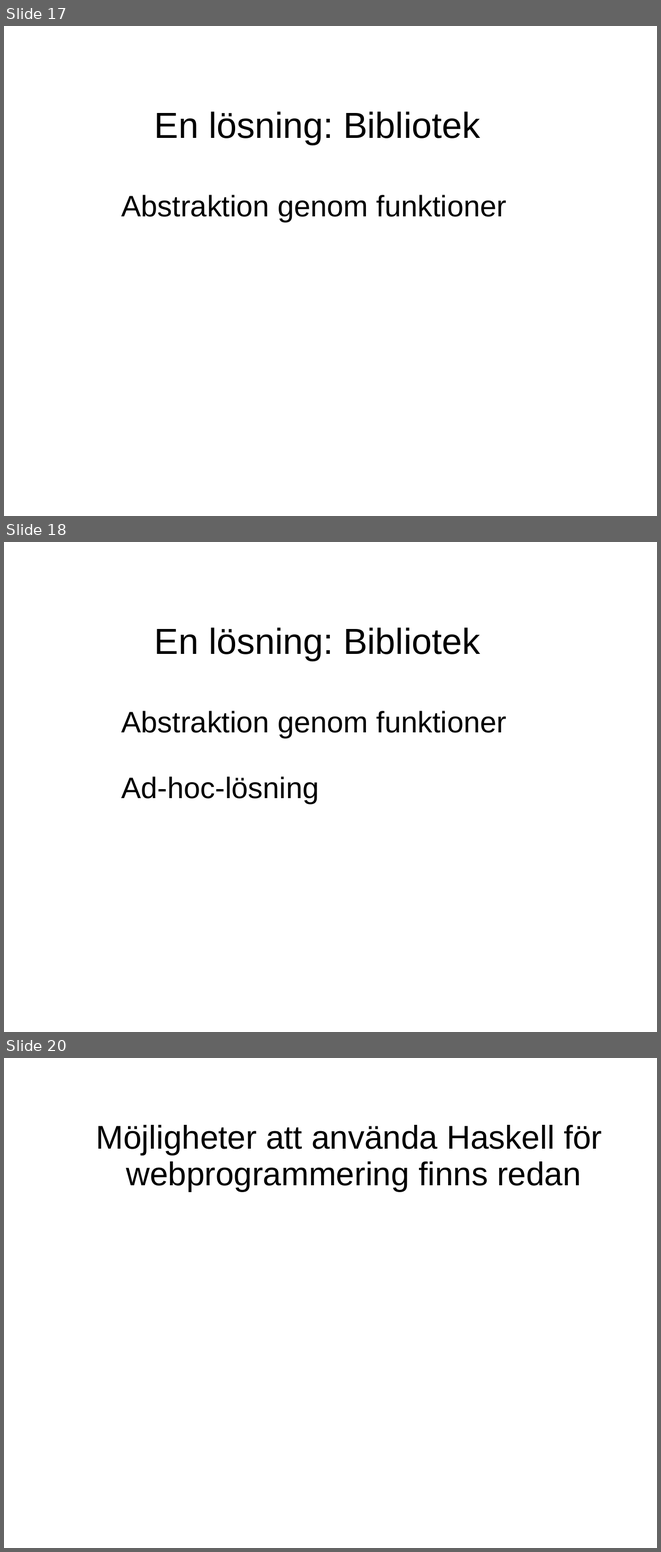
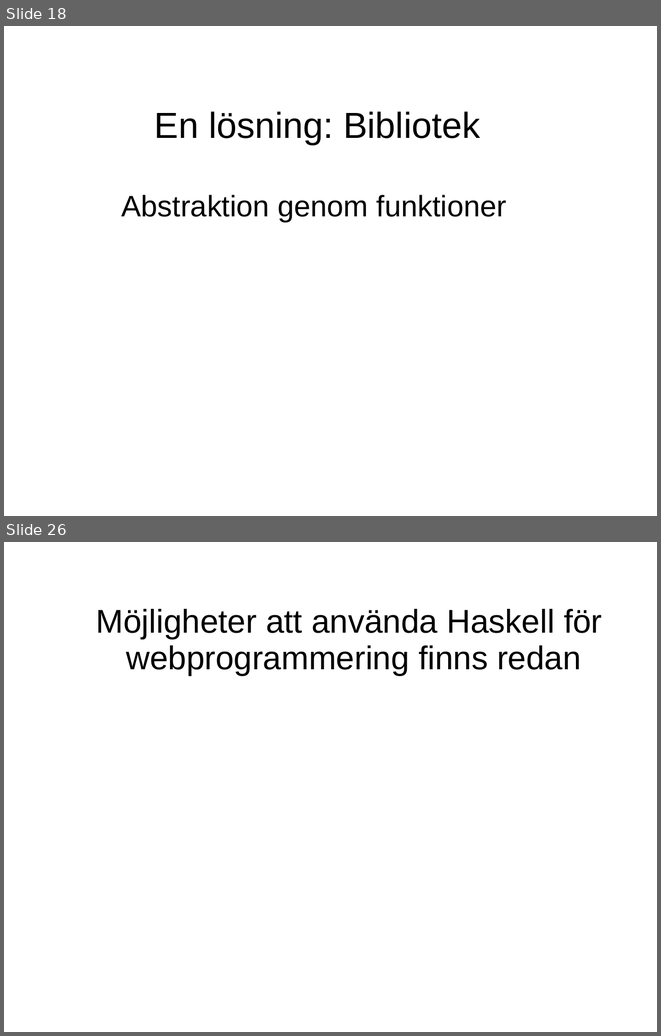
Before and after one commit to evilcandybag/JSHC, a slide deck: report/presentation.ppt. Shown one above the other, each under a label of ours: slides 17, 18 and 20 before the commit, slides 18 and 26 after it; the slides between them are not shown. The pictures are 661x1552 and 661x1036 pixels, drawn with LibreOffice and Linux fonts; fonts in the diff are those of the drawing. Boxes give left, top, right and bottom in pixels: in the first picture for what was removed or moved away, otherwise in the second. Text is boxed around its words. In the diff, an @@ line names an element or a change of style, - is before the commit and + after.

```diff
--- a/report/presentation.ppt
+++ b/report/presentation.ppt
@@ slide 18 removed at [4,542,657,1032], background #FFFFFF @@
@@ text removed at [155,627,480,661] @@
-En lösning: Bibliotek
@@ text removed at [122,711,506,803] @@
-Abstraktion genom funktioner
-Ad-hoc-lösning
@@ what was slide 17 is now slide 18 @@
@@ what was slide 20 is now slide 26 @@
```
Also in this commit, not shown: 12 slides changed, 4 slides added, 3 other slides removed, 1 other file.
